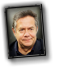
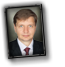
Revision of a layered 65 × 67 image; what changed, layer by layer:
added layer "Слой 5" above "Слой 4" over [6, 6, 44, 56]
hid "Слой 4" over [6, 6, 44, 56]
